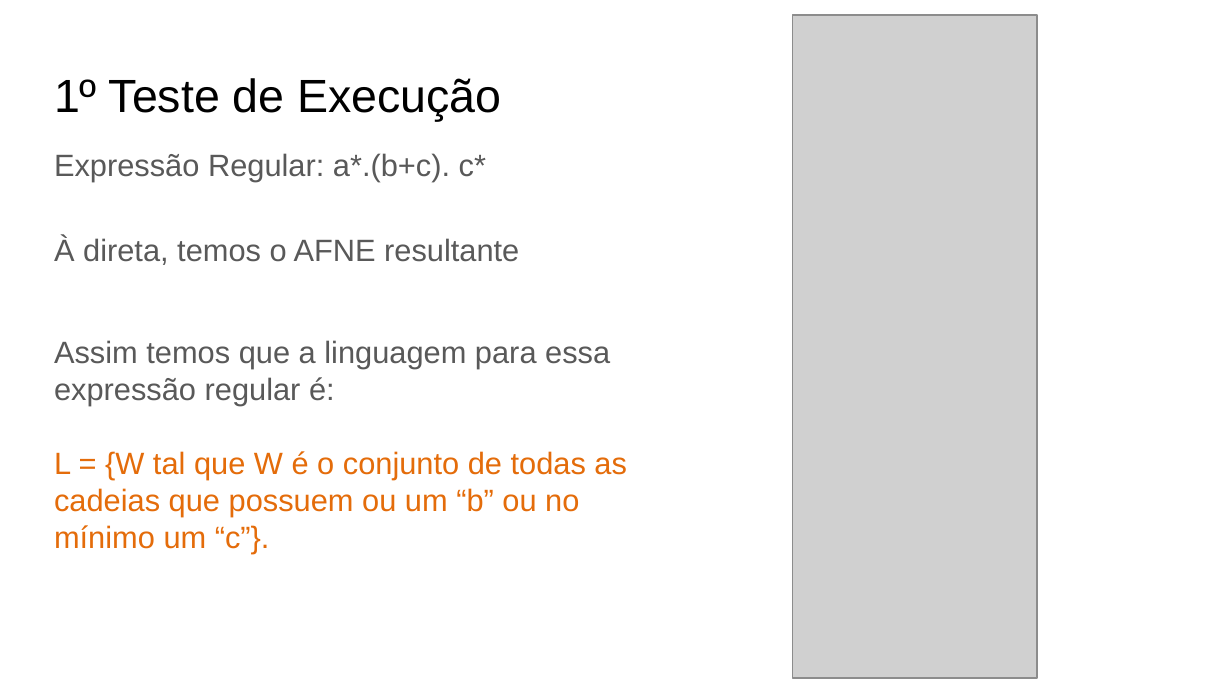
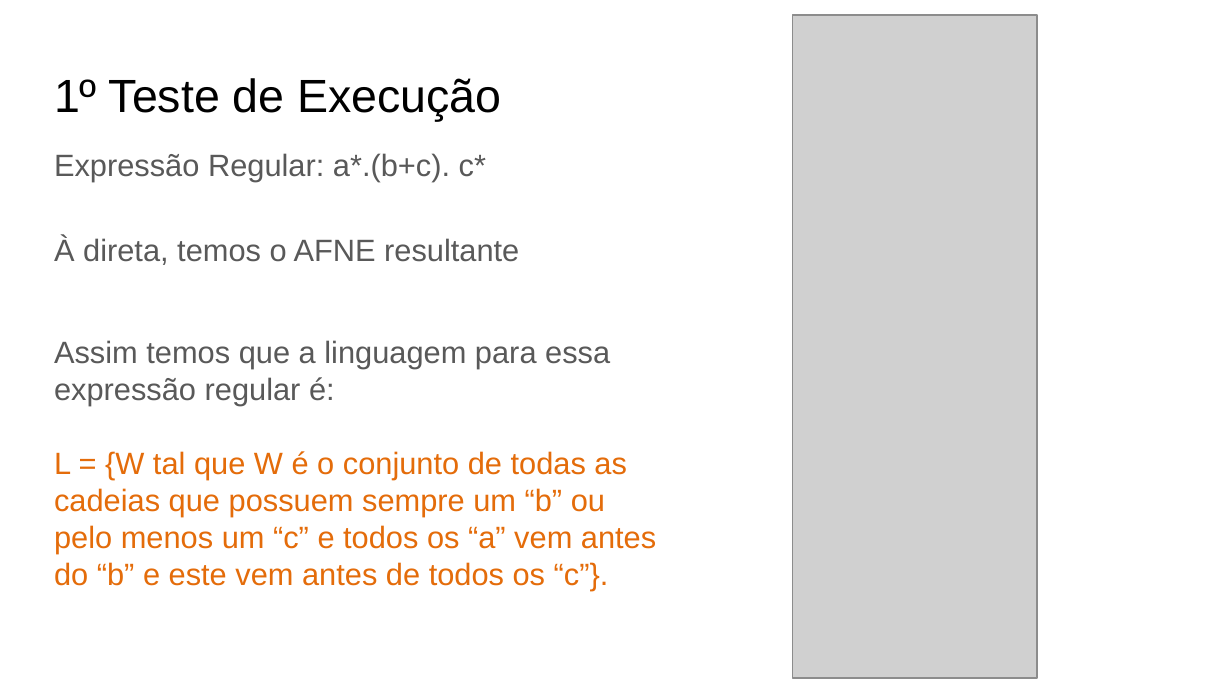
Before and after one commit to MarcosFelipeBC/lfa, a slide deck: slide 5 of Apresentação- Trabalho 3.pptx. Drawn at 1232x693 pixels with LibreOffice and Linux fonts; fonts in the diff are those of the drawing; grey boxes stand for pictures. Boxes give left, top, right and bottom in pixels: in the first picture for what was removed or moved away, otherwise in the second. Text is boxed around its words. In the diff, an @@ line names an element or a change of style, - is before the commit and + after.

```diff
--- a/Apresentação- Trabalho 3.pptx
+++ b/Apresentação- Trabalho 3.pptx
@@ text at (x1=54, y1=451, x2=656, y2=590): text changed @@
-L = {W tal que W é o conjunto de todas as cadeias que possuem ou um “b” ou no mínimo um “c”}.
+L = {W tal que W é o conjunto de todas as cadeias que possuem sempre um “b” ou pelo menos um “c” e todos os “a” vem antes do “b” e este vem antes de todos os “c”}.
```
Also in this commit, not shown: 5 other slides changed.
